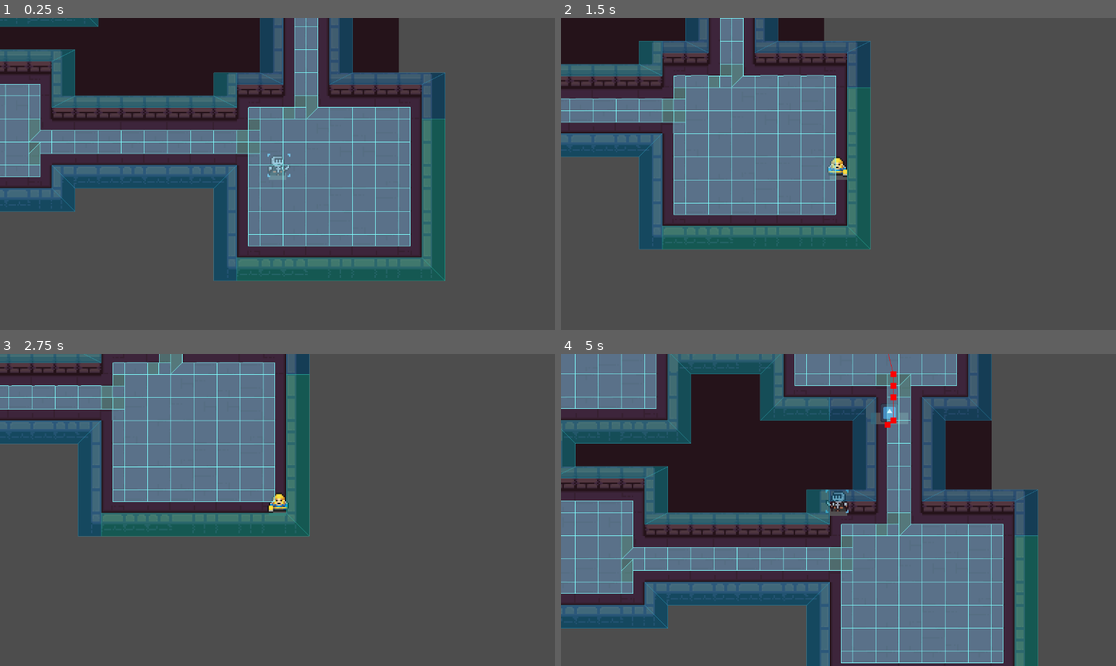
Above: before the commit, frames 1-4 (two rows, left to right).
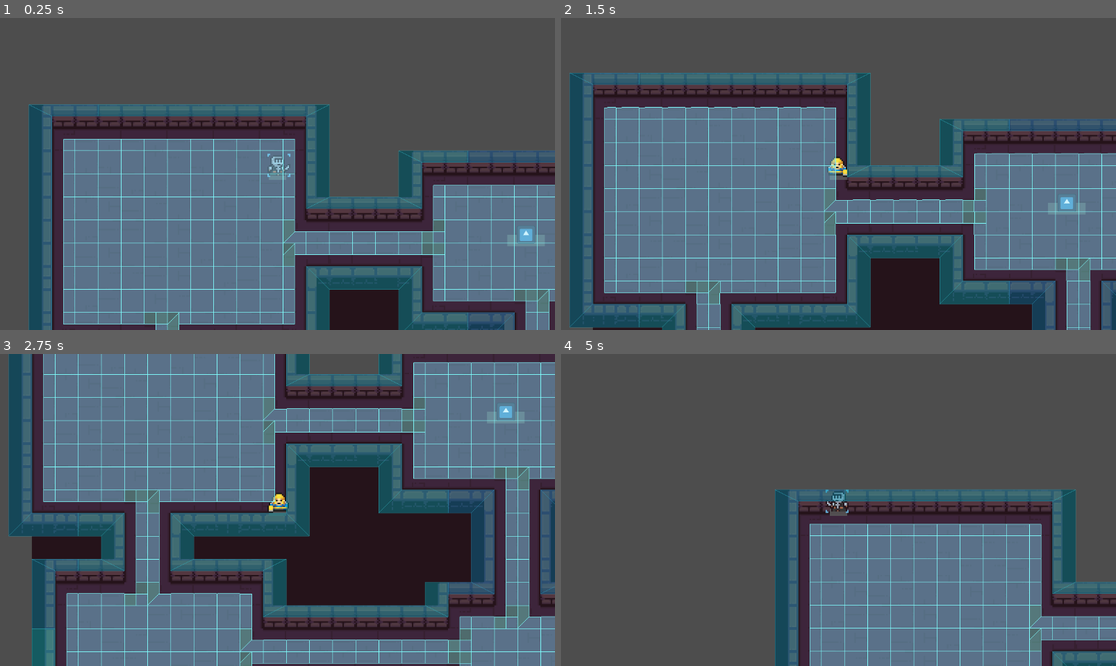
Above: after the commit, the same moments.

Repository: Mlee671/too-many-cats-
Game: Godot game, scene res://Scenes/main.tscn
Two runs of this game, one before a commit and one after it. Both use one fixed random seed, a clock stepped at 60 frames per second and the inputs below. The engine's default icon, where the game draws it, is replaced by a stand-in: a white triangle on a blue panel in a dark square.
Inputs (mouse positions are in pixels of both pictures, inside the frame that each line leads up to):
- Up to frame 1 (0.25 s): no input
- Up to frame 2 (1.5 s): tap Enter at 0.5 s; move the mouse to (960, 158) at 0.52 s; hold Right (Right) 0.53-1.28 s; tap Space (ability) at 0.6 s; move the mouse to (727, 189) at 1.27 s; hold S (Down) from 1.28 s (still down); right-click (727, 189) at 1.35 s
- Up to frame 3 (2.75 s): move the mouse to (333, 441) at 2.02 s; release S (Down) at 2.03 s; press the mouse at (333, 441) at 2.03 s; hold Right (Right) from 2.03 s (still down)
- Up to frame 4 (5 s): tap Space (ability) at 2.75, 2.85 s; move the mouse to (810, 572) at 2.77 s; release Right (Right) at 2.78 s; release the mouse at (810, 572) at 2.78 s; hold W (Up) 2.78-3.53 s; move the mouse to (1005, 556) at 3.52 s; hold A (Left) from 3.53 s (still down); right-click (1005, 556) at 3.6 s; move the mouse to (672, 463) at 4.27 s; click (672, 463) at 4.35 s

The runs differ from the first frame. In frame 1, 80% of the frame differs, in the area x 0-100%, y 0-100%; in frame 2, 68%; in frame 3, 75%; in frame 4, 65%.

Commit message:
added raycast for line-of-sight radius, stops wandering on sight. enemy occupies layer 3, layer 1 renamed to terrain layer

Diff:
--- a/Scenes/main.tscn
+++ b/Scenes/main.tscn
@@ -615,9 +615,11 @@
 collision_visibility_mode = 1
 navigation_visibility_mode = 1
 
-[node name="BasicRangedEnemy" parent="." unique_id=310538941 node_paths=PackedStringArray("tilemap") instance=ExtResource("2_8gbba")]
+[node name="BasicRangedEnemy" parent="." unique_id=310538941 node_paths=PackedStringArray("tilemap", "target") instance=ExtResource("2_8gbba")]
 position = Vector2(552, 106)
 tilemap = NodePath("../TileMapOrganiser/TileMapLayer")
+target = NodePath("../main_character")
+vision_range = 200.0
 
 [node name="main_character" parent="." unique_id=1328872590 instance=ExtResource("2_bo1nx")]
-position = Vector2(540, 294)
+position = Vector2(380, 64)
--- a/entity/enemy/Enemy.tscn
+++ b/entity/enemy/Enemy.tscn
@@ -2,12 +2,14 @@
 
 [ext_resource type="Script" uid="uid://bwfj5js77orbp" path="res://entity/enemy/enemy.gd" id="1_uy4mc"]
 [ext_resource type="PackedScene" uid="uid://cu7va32w0ae3h" path="res://entity/enemy/health/HealthBar.tscn" id="2_2vbla"]
+[ext_resource type="Script" uid="uid://c0rwmgxx271u3" path="res://entity/enemy/vision_radius.gd" id="3_3vmdj"]
 
 [sub_resource type="CapsuleShape2D" id="CapsuleShape2D_pux1x"]
 radius = 7.0
 height = 14.0
 
 [node name="Enemy" type="CharacterBody2D" unique_id=310538941]
+collision_layer = 4
 script = ExtResource("1_uy4mc")
 
 [node name="visual" type="Node2D" parent="." unique_id=1227261934]
@@ -37,6 +39,9 @@
 
 [node name="AnimationPlayer" type="AnimationPlayer" parent="." unique_id=2102798003]
 
+[node name="VisionRadius" type="RayCast2D" parent="." unique_id=883219311]
+script = ExtResource("3_3vmdj")
+
 [connection signal="damage" from="." to="HealthBar" method="_on_damage"]
 [connection signal="heal" from="." to="HealthBar" method="_on_heal"]
 [connection signal="timeout" from="WanderTimer" to="." method="_on_wander_timeout"]
--- a/entity/enemy/basic_ranged/BasicRangedEnemy.tscn
+++ b/entity/enemy/basic_ranged/BasicRangedEnemy.tscn
@@ -5,6 +5,7 @@
 [ext_resource type="Texture2D" uid="uid://cipi44ms8luce" path="res://icon.svg" id="3_l8j17"]
 
 [node name="BasicRangedEnemy" unique_id=310538941 instance=ExtResource("1_enhxg")]
+collision_layer = 4
 script = ExtResource("2_ocqek")
 
 [node name="texture" parent="visual" parent_id_path=PackedInt32Array(1227261934) index="1" unique_id=1680913945]
--- a/entity/enemy/enemy.gd
+++ b/entity/enemy/enemy.gd
@@ -2,6 +2,8 @@
 class_name Enemy
 
 @export var tilemap: TileMapLayer
+@export var target: main_character
+@export var vision_range: float
 
 @export var move_speed: float
 @export var accel: int
@@ -11,15 +13,15 @@
 ## Emitted when enemy has received healing
 signal heal(amount: int)
 
+# the assumption that enemies do not de-aggro
 enum BEHAVIOUR {WANDER, ATTACK}
 
 var enemyState := BEHAVIOUR.WANDER
 var wander_stalling := false
 
-#proc on char sight
-
 @onready var wander_timer := $WanderTimer
 @onready var nav_agent := $NavigationAgent2D
+@onready var vision := $VisionRadius
 @onready var health := $HealthBar
 
 func nearby_vector(range: Vector2) -> Vector2i:
@@ -28,13 +30,14 @@
 		randi_range(position.y - range.y, position.y + range.y))
 
 func _ready() -> void:
+	vision.target = target
+	vision.vision_range = vision_range
 	setup_nav.call_deferred()
 
 func setup_nav() -> void:
+	# wait until map sync
 	while tilemap == null:
 		await get_tree().process_frame
-	# wait until map sync
-	await get_tree().physics_frame
 	set_wander_target()
 
 func set_wander_target() -> void:
@@ -44,6 +47,11 @@
 	push_error("Attack Logic not implemented. Must be overwritten.")
 
 func _physics_process(delta: float) -> void:
+	if vision.can_see_player():
+		enemyState = BEHAVIOUR.ATTACK
+		# stop vector drift from interrupting path
+		nav_agent.target_position = global_position
+		nav_agent.set_velocity(Vector2.ZERO)
 	if enemyState == BEHAVIOUR.WANDER and not wander_stalling:
 		# if at target node, get new target node
 		if nav_agent.is_navigation_finished():
--- /dev/null
+++ b/entity/enemy/vision_radius.gd
@@ -0,0 +1,18 @@
+extends RayCast2D
+
+var target: main_character
+var vision_range: float
+
+func can_see_player() -> bool:
+	# weird tilemap init fix, can see through walls frame 0
+	if Engine.get_frames_drawn() == 0:
+		return false
+
+	var distance = global_position.distance_squared_to(target.global_position)
+	if distance > vision_range* vision_range:
+		return false
+	target_position = to_local(target.global_position)
+	force_raycast_update()
+	if is_colliding():
+		return get_collider() == target
+	return false
--- a/project.godot
+++ b/project.godot
@@ -61,6 +61,11 @@
 ]
 }
 
+[layer_names]
+
+2d_physics/layer_1="Terrain Layer"
+2d_physics/layer_3="Enemy Layer"
+
 [rendering]
 
 textures/canvas_textures/default_texture_filter=0
Not shown, added: entity/enemy/vision_radius.gd.uid
